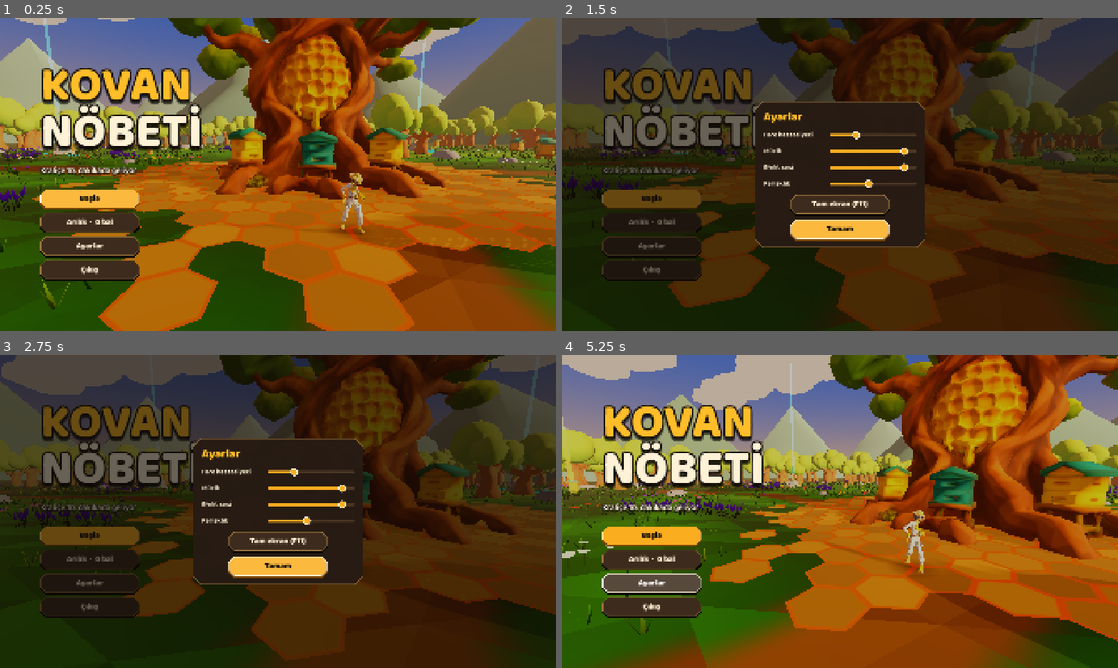
Above: before the commit, frames 1-4 (two rows, left to right).
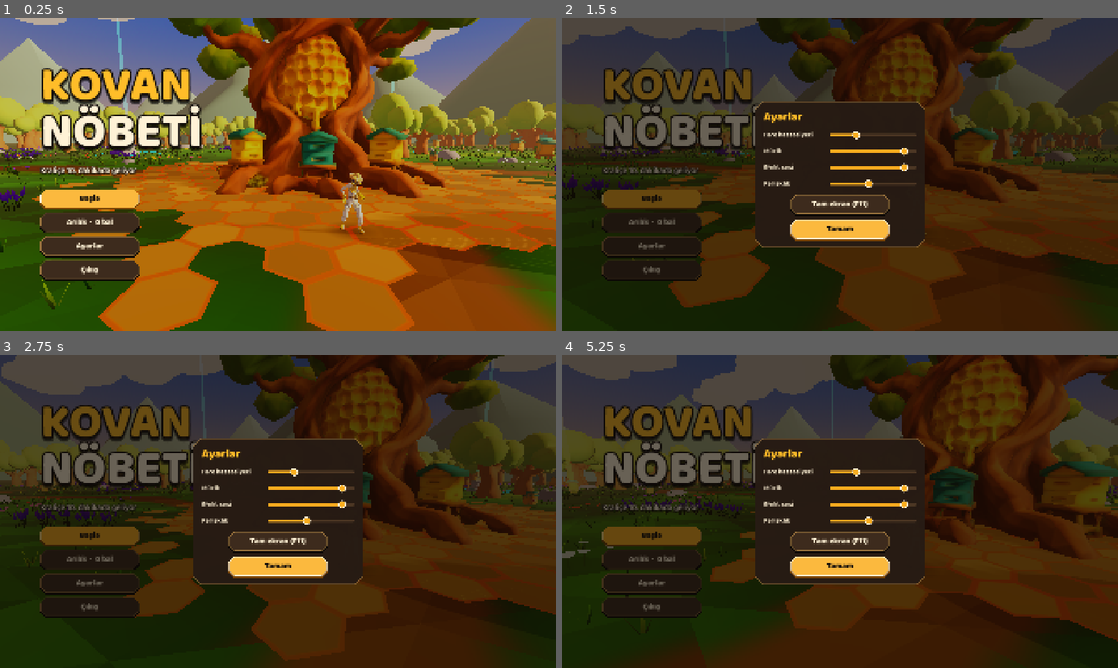
Above: after the commit, the same moments.

Repository: Sopwit/kovan-nobeti
Game: Godot game, scene res://main.tscn
Same seed, same stepped clock (60 frames per second), same inputs: the game is played once before the commit and once after it.
Inputs (mouse positions are in pixels of both pictures, inside the frame that each line leads up to):
- Up to frame 1 (0.25 s): no input
- Up to frame 2 (1.5 s): click "Ayarlar" at 0.5 s; click "Çıkış" at 1.25 s
- Up to frame 3 (2.75 s): click "Başla" at 2 s
- Up to frame 4 (5.25 s): click "Başla" at 2.75 s; tap Enter (ui_accept) at 3.5, 3.8 s; move the mouse to (962, 495) at 3.52 s; hold D (move_right) 3.53-4.25 s; tap Shift (slide) at 3.6 s; click (962, 495) at 3.67 s; tap Space (jump) at 3.77, 4.07 s; drag from (728, 527) to (812, 574) at 4.27 s; move the mouse to (895, 442) at 5.02 s; hold D (move_right) from 5.03 s (still down); hold Q (ult) from 5.03 s (still down); click (895, 442) at 5.17 s

The runs differ from the first frame. In frame 1, 0.7% of the frame differs, in the area x 7-79%, y 0-47%; in frame 2, 0.3%; in frame 3, 0.4%; in frame 4, 97%, in the area x 0-100%, y 0-100%.

Commit message:
Improve Kovan Nöbeti gameplay and desktop releases

Diff:
--- a/project.godot
+++ b/project.godot
@@ -20,3 +20,7 @@
 window/size/viewport_height=1080
 window/stretch/mode="canvas_items"
 window/stretch/aspect="expand"
+
+[rendering]
+
+textures/vram_compression/import_etc2_astc=true
--- a/scripts/audio.gd
+++ b/scripts/audio.gd
@@ -65,6 +65,8 @@
 func setup(m) -> void:
 	main = m
 	process_mode = Node.PROCESS_MODE_ALWAYS
+	if DisplayServer.get_name() == "headless":
+		return
 	for bus in ["Music", "SFX"]:
 		if AudioServer.get_bus_index(bus) < 0:
 			AudioServer.add_bus()
@@ -98,6 +100,8 @@
 	apply_volumes()
 
 func apply_volumes() -> void:
+	if music_a == null:
+		return
 	var mi := AudioServer.get_bus_index("Music")
 	var si := AudioServer.get_bus_index("SFX")
 	AudioServer.set_bus_volume_db(mi, linear_to_db(maxf(0.0001, main.settings.music)))
@@ -106,7 +110,7 @@
 	AudioServer.set_bus_mute(si, main.settings.sfx <= 0.001)
 
 func play(n: String, extra_db := 0.0, pitch := 1.0) -> void:
-	if not streams.has(n):
+	if main.quitting or not streams.has(n):
 		return
 	var gap: float = SFX[n][2]
 	if clock - float(last_play.get(n, -10.0)) < gap:
@@ -127,7 +131,7 @@
 
 # Crossfade to another track. The old track keeps playing until the new one is up: no silent gap.
 func music(n: String) -> void:
-	if n == current or not music_streams.has(n):
+	if main.quitting or n == current or not music_streams.has(n):
 		return
 	current = n
 	# a switch in the middle of a crossfade starts from the level the incoming track had reached
@@ -143,6 +147,14 @@
 	music_a.play()
 	fade = 0.0
 
+func stop_for_exit() -> void:
+	set_process(false)
+	if music_a == null:
+		return
+	for player in pool + long_pool + [music_a, music_b]:
+		player.stop()
+		player.stream = null
+
 func _process(dt: float) -> void:
 	clock += dt
 	if fade < 1.0:
--- a/scripts/game.gd
+++ b/scripts/game.gd
@@ -60,6 +60,7 @@
 
 var main
 var active := false
+var royal_shields := 0
 var time := 0.0
 var kills := 0
 var level := 1
@@ -111,6 +112,7 @@
 
 func start() -> void:
 	active = true
+	royal_shields = 0
 	time = 0.0
 	kills = 0
 	level = 1
@@ -341,7 +343,7 @@
 	if main.bot_mode:
 		print("T EVO %s t=%d lv=%d" % [id, int(time), level])
 
-func shrine_done(at: Vector3) -> void:
+func shrine_done(at: Vector3, defended := false) -> void:
 	stats.shrines += 1
 	main.weapons.shrine_mult += 0.15
 	main.player.heal(25.0)
@@ -352,7 +354,11 @@
 	quiet_kills = false
 	main.fx.shake(0.6)
 	main.audio.play("shrine")
-	main.ui.toast("Sunak uyandı, kalıcı +%15 hasar")
+	if defended:
+		main.pickups.drop_item("chest", at + Vector3(2.0, 0.0, 0.0))
+		main.ui.toast("Nöbet tamamlandı: +%15 hasar ve bir sandık")
+	else:
+		main.ui.toast("Sunak uyandı, koşu boyunca +%15 hasar")
 
 var quiet_kills := false
 # who hurt the player, by source: only read by the bot telemetry
@@ -450,7 +456,8 @@
 		var prize := not _evo_ids().is_empty()
 		if prize:
 			evo_chests += 1
-		main.ui.banner(CHAMP_NAMES[t - main.enemies.T_STAG] + " DEVRİLDİ", "Sandığı bir silahını evriltir" if prize else "Sandığını al")
+		main.ui.banner(CHAMP_NAMES[t - main.enemies.T_STAG] + " DEVRİLDİ", "Kraliçe için kalkan kazandın · Evrim sandığı" if prize else "Kraliçe için kalkan kazandın · Sandığını al")
+		royal_shields += 1
 		stats.champs = stats.get("champs", 0) + 1
 		return
 	var v: int = main.enemies.TYPES[t].xp
--- a/scripts/main.gd
+++ b/scripts/main.gd
@@ -19,6 +19,8 @@
 const Bot := preload("res://scripts/bot.gd")
 
 enum { MENU, PLAY, END }
+
+var quitting := false
 
 var assets
 var world
@@ -178,6 +180,7 @@
 
 func _ready() -> void:
 	process_mode = Node.PROCESS_MODE_ALWAYS
+	get_tree().auto_accept_quit = false
 	_setup_input()
 	_load()
 	var want_time := -1.0
@@ -266,6 +269,10 @@
 	var mb := InputEventMouseButton.new()
 	mb.button_index = MOUSE_BUTTON_RIGHT
 	InputMap.action_add_event("ult", mb)
+	# Jump should never activate a focused menu button.
+	for event in InputMap.action_get_events("ui_accept"):
+		if event is InputEventKey and (event.keycode == KEY_SPACE or event.physical_keycode == KEY_SPACE):
+			InputMap.action_erase_event("ui_accept", event)
 
 func _num(v) -> bool:
 	return (typeof(v) == TYPE_FLOAT or typeof(v) == TYPE_INT) and is_finite(float(v))
@@ -422,7 +429,7 @@
 		if state == PLAY and not paused and not bot_mode:
 			toggle_pause()
 	elif what == NOTIFICATION_WM_CLOSE_REQUEST:
-		save_settings()
+		quit_game()
 
 func finish_run(victory: bool) -> void:
 	state = END
@@ -441,11 +448,19 @@
 	release_mouse()
 	ui.show_end(victory, new_record)
 	if bot_mode and bot_once:
-		get_tree().quit()
+		quit_game()
 
 func quit_game() -> void:
+	if quitting:
+		return
+	quitting = true
 	save_settings()
-	get_tree().quit()
+	set_process(false)
+	audio.stop_for_exit()
+	var tree := get_tree()
+	tree.paused = true
+	await tree.create_timer(maxf(0.1, AudioServer.get_output_latency() * 2.0), true, false, true).timeout
+	tree.quit()
 
 func _unhandled_input(ev: InputEvent) -> void:
 	if ev.is_action_pressed("fullscreen"):
--- a/scripts/player.gd
+++ b/scripts/player.gd
@@ -142,6 +142,13 @@
 
 func hurt(amount: float, fx: float, fz: float) -> bool:
 	if not alive or inv_t > 0.0 or main.debug_god:
+		return false
+	if amount > 0.0 and main.game.boss_spawned and not main.game.over and main.game.royal_shields > 0:
+		main.game.royal_shields -= 1
+		inv_t = 0.6
+		main.fx.burst(pos + Vector3.UP, Color(1.0, 0.86, 0.45), 15, 5.0)
+		main.audio.play("shrine")
+		main.ui.toast("Kraliçe nöbeti kalkanı darbeyi engelledi")
 		return false
 	var a := maxf(1.0, amount - armor)
 	var was_low := hp < max_hp * 0.3
--- a/scripts/ui.gd
+++ b/scripts/ui.gd
@@ -863,18 +863,19 @@
 		c.band.bg_color = tone
 		_set_badge(c.badge, icons.get(u.icon), tone)
 		c.name.add_theme_color_override("font_color", AMBER if u.kind == "e" else CREAM)
-		# the evolution partner of this card: a trait for a weapon, a weapon for a trait
 		var partner: String = "" if not levelled else main.game.evo_partner(u.id)
 		var need_text := ""
 		var met := false
-		if partner != "" and u.kind == "w":
-			var need: Array = main.game.EVO[u.id]
-			need_text = "Evrim için 6. seviye ve %s %d" % [main.game.upg(need[0]).name, need[1]]
-			met = main.game.evo_ready(u.id)
-		elif partner != "" and main.game.level_of(partner) <= main.game.upg(partner).max:
-			var need2: Array = main.game.EVO[partner]
-			met = l >= int(need2[1])
-			need_text = ("%s evrimi için yeterli" % main.game.upg(partner).name) if met else "%s evrimi için %d gerek" % [main.game.upg(partner).name, need2[1]]
+		if partner != "":
+			var weapon: String = u.id if u.kind == "w" else partner
+			var recipe: Array = main.game.EVO[weapon]
+			var weapon_cap: int = main.game.upg(weapon).max
+			var owned_level: int = main.game.level_of(weapon)
+			if owned_level <= weapon_cap:
+				var weapon_level: int = mini(weapon_cap, owned_level + (1 + int(twice) if u.kind == "w" else 0))
+				var trait_level: int = main.game.level_of(recipe[0]) + (1 + int(twice) if u.kind == "p" else 0)
+				met = weapon_level == weapon_cap and trait_level >= int(recipe[1])
+				need_text = "%s · %d/%d\n%s · %d/%d" % [recipe[2], weapon_level, weapon_cap, main.game.upg(recipe[0]).name, mini(trait_level, int(recipe[1])), recipe[1]]
 		c.line.visible = need_text != ""
 		c.foot.visible = need_text != ""
 		if need_text != "":
@@ -973,8 +974,7 @@
 	bh.add_child(end_hive)
 	end_menu = _button("Ana menü", func(): main.to_menu())
 	bh.add_child(end_menu)
-	for eb in [end_again, end_hive, end_menu]:
-		eb.focus_mode = Control.FOCUS_NONE
+
 
 func _stat_row(parent: Container, name: String, value: String, col := CREAM) -> void:
 	var row := HBoxContainer.new()
@@ -1063,10 +1063,11 @@
 	if end_panel.visible and end_lock > 0.0:
 		end_lock -= dt
 		if end_lock <= 0.0:
-			# no button takes focus: nothing on this screen reacts to the jump key
+			# Space remains reserved for jumping, even when a button has focus.
 			end_again.disabled = false
 			end_menu.disabled = false
 			end_hive.disabled = false
+			end_again.grab_focus()
 	# hints and toasts wait while the game is paused, so a level-up cannot swallow them
 	if not get_tree().paused:
 		# a toast waits for a banner to clear instead of running out behind it
@@ -1095,9 +1096,9 @@
 
 func _input(ev: InputEvent) -> void:
 	if end_panel.visible and end_lock <= 0.0 and ev is InputEventKey and ev.pressed and not ev.echo:
-		# the end screen restarts on Enter only: the jump key held through a death must not skip it
+		# Enter retries when the mouse or a click has left no focused button.
 		var ek: int = (ev as InputEventKey).physical_keycode
-		if ek == KEY_ENTER or ek == KEY_KP_ENTER:
+		if (ek == KEY_ENTER or ek == KEY_KP_ENTER) and get_viewport().gui_get_focus_owner() == null:
 			get_viewport().set_input_as_handled()
 			main.start_run()
 			return
@@ -1206,6 +1207,8 @@
 		_text(hud, Vector2(W * 0.5 - 212, 84), "%02d" % (secs / 60), 60, col, HORIZONTAL_ALIGNMENT_RIGHT, 200)
 		_text(hud, Vector2(W * 0.5 - 12, 80), ":", 60, col, HORIZONTAL_ALIGNMENT_CENTER, 24)
 		_text(hud, Vector2(W * 0.5 + 12, 84), "%02d" % (secs % 60), 60, col, HORIZONTAL_ALIGNMENT_LEFT, 200)
+	if g.royal_shields > 0:
+		_text(hud, Vector2(W * 0.5 - 230, 124), "Kraliçe nöbeti kalkanı ×%d" % g.royal_shields, 24, AMBER, HORIZONTAL_ALIGNMENT_CENTER, 460)
 	# health and slide
 	var hw := 460.0
 	var hr := Rect2(W * 0.5 - hw * 0.5, H - 78, hw, 30)
@@ -1271,7 +1274,7 @@
 		hud.draw_arc(Vector2(W * 0.5, H * 0.5), H * 0.34, hang - 0.42, hang + 0.42, 18, Color(1.0, 0.12, 0.1, 0.8 * hal), 20.0)
 		hud.draw_arc(Vector2(W * 0.5, H * 0.5), H * 0.34 + 14.0, hang - 0.3, hang + 0.3, 14, Color(1.0, 0.55, 0.4, 0.9 * hal), 5.0)
 	if main.world.shrine_progress >= 0.0:
-		_text(hud, Vector2(W * 0.5 - 200, H * 0.70), "Sunak uyanıyor", 26, TEAL, HORIZONTAL_ALIGNMENT_CENTER, 400)
+		_text(hud, Vector2(W * 0.5 - 200, H * 0.70), main.world.shrine_status, 26, TEAL, HORIZONTAL_ALIGNMENT_CENTER, 400)
 		_bar(hud, Rect2(W * 0.5 - 170, H * 0.70 + 12, 340, 14), main.world.shrine_progress, TEAL)
 	if banner_t > 0.0 and not choosing:
 		var ba := clampf(banner_t * 1.5, 0.0, 1.0) * clampf((3.0 - banner_t) * 6.0, 0.0, 1.0)
--- a/scripts/world.gd
+++ b/scripts/world.gd
@@ -2,6 +2,8 @@
 # The meadow: ground, light, scenery, obstacles and the rewards worth walking to.
 
 const ARENA_R := 74.0
+const SHRINE_WATCH_TIME := 12.0
+const SHRINE_RADIUS := 5.0
 
 var main
 var env: Environment
@@ -14,6 +16,7 @@
 var hive_mat: StandardMaterial3D
 var poi_root: Node3D
 var shrine_progress := -1.0
+var shrine_status := ""
 var time := 0.0
 var rng := RandomNumberGenerator.new()
 var sun: DirectionalLight3D
@@ -642,7 +645,7 @@
 	var sh_mesh: Mesh = main.assets.prop_mesh("sunak")
 	for i in 4:
 		var a2 := TAU * i / 4.0 + rng.randf_range(0.2, 1.2)
-		var p2 := _spot_near(a2, rng.randf_range(34.0, 58.0))
+		var p2 := _spot_near(a2, rng.randf_range(25.0, 30.0) if i == 0 else rng.randf_range(34.0, 58.0))
 		var n2 := Node3D.new()
 		n2.position = Vector3(p2.x, 0, p2.y)
 		var mi2 := MeshInstance3D.new()
@@ -653,7 +656,7 @@
 		var ring := MeshInstance3D.new()
 		var tm := TorusMesh.new()
 		tm.inner_radius = 4.75
-		tm.outer_radius = 5.0
+		tm.outer_radius = SHRINE_RADIUS
 		tm.rings = 48
 		tm.ring_segments = 4
 		ring.mesh = tm
@@ -669,7 +672,7 @@
 		n2.add_child(beam)
 		poi_root.add_child(n2)
 		obstacles.append(Vector3(p2.x, p2.y, 1.5))
-		shrines.append({"node": n2, "pos": Vector3(p2.x, 0, p2.y), "charge": 0.0, "done": false, "ring": rm, "beam": beam})
+		shrines.append({"node": n2, "pos": Vector3(p2.x, 0, p2.y), "charge": 0.0, "done": false, "ring": rm, "beam": beam, "watch": i == 0, "elapsed": 0.0, "wave": 0})
 	var jar_mesh: Mesh = main.assets.prop_mesh("kavanoz")
 	for i in 7:
 		var p3 := _free_spot(14.0, ARENA_R - 6.0, 3.0)
@@ -745,22 +748,7 @@
 			main.fx.burst(c.pos + Vector3(0, 1.2, 0), Color(1.0, 0.85, 0.2), 28, 8.0)
 			main.audio.play("chest")
 			main.game.open_chest()
-	shrine_progress = -1.0
-	for s in shrines:
-		if s.done:
-			continue
-		var d := Vector2(p.x - s.pos.x, p.z - s.pos.z).length()
-		if d < 5.0:
-			s.charge = minf(1.0, s.charge + dt / 5.0)
-			shrine_progress = s.charge
-			s.ring.albedo_color = Color(0.2, 0.9, 0.8).lerp(Color(1.0, 0.9, 0.3), s.charge)
-			if s.charge >= 1.0:
-				s.done = true
-				s.ring.albedo_color = Color(0.4, 0.4, 0.45)
-				s.beam.visible = false
-				main.game.shrine_done(s.pos)
-		else:
-			s.charge = maxf(0.0, s.charge - dt * 0.25)
+	_update_shrines(p, dt)
 	for j in jars:
 		if j.taken:
 			continue
@@ -773,3 +761,49 @@
 			main.fx.burst(j.pos + Vector3(0, 1.0, 0), Color(1.0, 0.5, 0.5), 14, 5.0)
 			main.audio.play("heal")
 			main.ui.toast("+35 can")
+
+func _update_shrines(player_pos: Vector3, dt: float) -> void:
+	shrine_progress = -1.0
+	shrine_status = ""
+	for shrine in shrines:
+		if shrine.done:
+			continue
+		var offset: Vector3 = player_pos - shrine.pos
+		var distance := Vector2(offset.x, offset.z).length()
+		if distance >= SHRINE_RADIUS:
+			if shrine.watch and shrine.elapsed > 0.0:
+				shrine.done = true
+				shrine.beam.hide()
+				shrine.ring.albedo_color = Color(0.4, 0.4, 0.45)
+				main.ui.toast("Nöbet bozuldu, koşuya devam et")
+			else:
+				shrine.charge = maxf(0.0, shrine.charge - dt * 0.25)
+			continue
+		shrine_progress = shrine.charge
+		shrine_status = "Nöbet sunağı · +%15 hasar ve sandık" if shrine.watch else "Sunak uyanıyor"
+		shrine.charge = minf(1.0, shrine.charge + dt / (2.0 if shrine.watch else 5.0))
+		shrine.ring.albedo_color = Color(0.2, 0.9, 0.8).lerp(Color(1.0, 0.9, 0.3), shrine.charge)
+		if shrine.charge < 1.0:
+			continue
+		if shrine.watch:
+			shrine.elapsed += dt
+			var remaining := maxf(0.0, SHRINE_WATCH_TIME - shrine.elapsed)
+			shrine_progress = 1.0 - remaining / SHRINE_WATCH_TIME
+			shrine_status = "Çemberde kal · %d sn" % ceili(remaining)
+			if remaining > 0.0:
+				var wave := int(shrine.elapsed / 4.0) + 1
+				if wave > shrine.wave:
+					shrine.wave = wave
+					_spawn_watch_wave(shrine.pos, wave)
+				continue
+		shrine.done = true
+		shrine.ring.albedo_color = Color(0.4, 0.4, 0.45)
+		shrine.beam.hide()
+		main.game.shrine_done(shrine.pos, shrine.watch)
+
+func _spawn_watch_wave(center: Vector3, wave: int) -> void:
+	var count := 3 + wave
+	for i in count:
+		var angle := TAU * i / count + wave
+		var at := Vector2(center.x, center.z) + Vector2(cos(angle), sin(angle)) * 9.0
+		main.enemies.spawn(main.enemies.T_BEETLE, at.x, at.y)
Not shown, changed: export_presets.cfg
Not shown, added: tools/export_macos.sh
